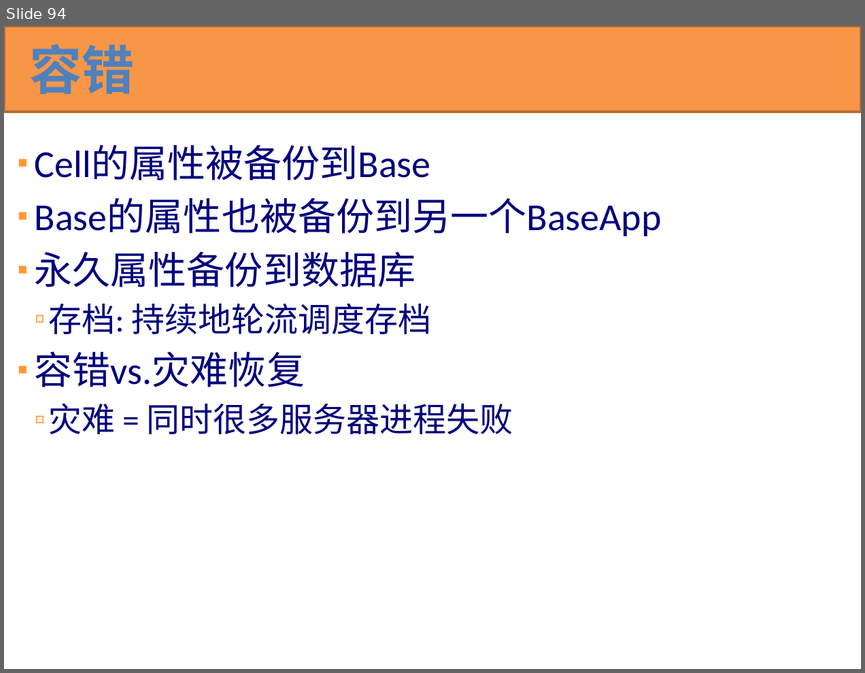
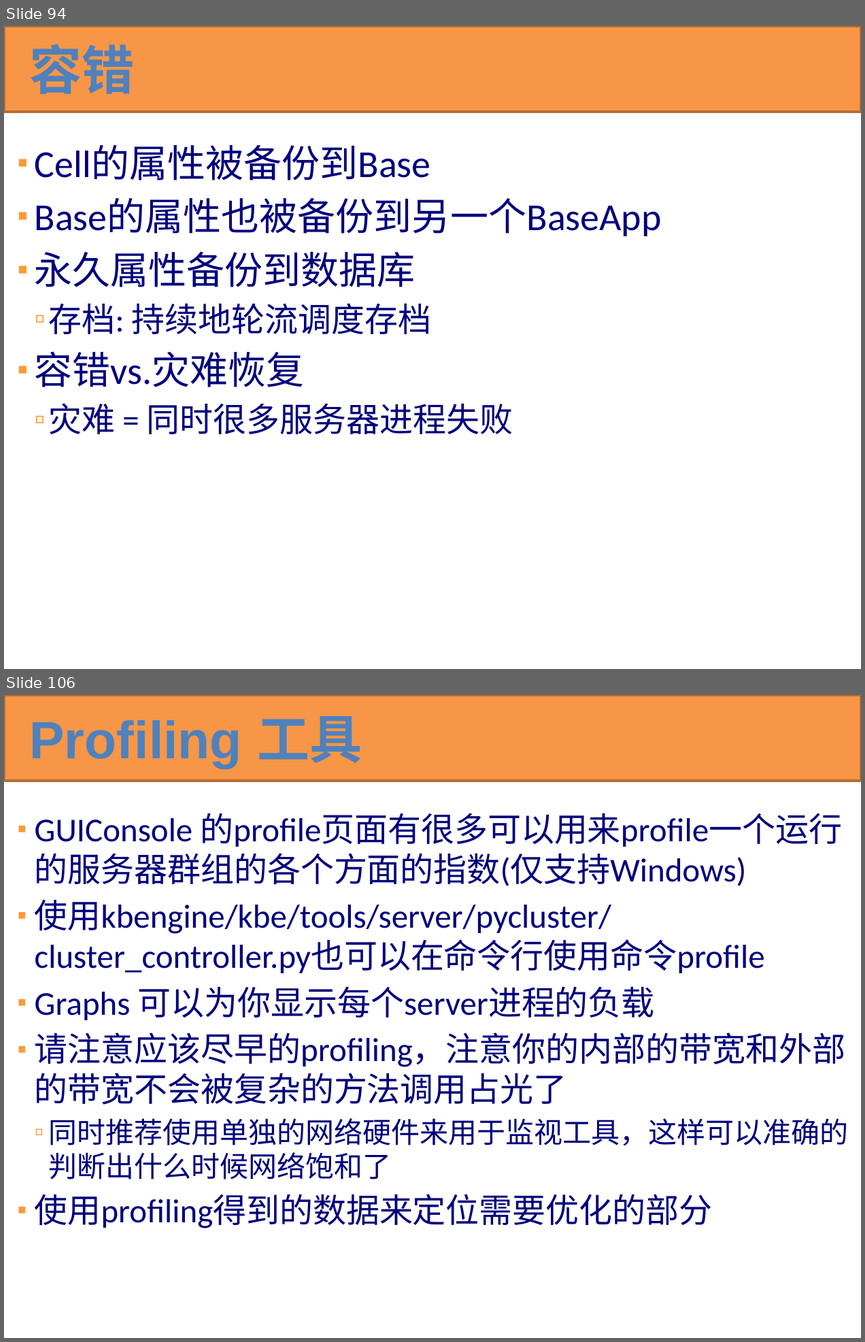
Before and after one commit to kbengine/kbengine_docs, a slide deck: KBEngine技术预览.pptx. Shown one above the other, each under a label of ours: slide 94 before the commit, slides 94 and 106 after it; the slides between them are not shown. The pictures are 865x673 and 865x1342 pixels, drawn with LibreOffice and Linux fonts; fonts in the diff are those of the drawing. Boxes give left, top, right and bottom in pixels: in the first picture for what was removed or moved away, otherwise in the second. Text is boxed around its words. In the diff, an @@ line names an element or a change of style, - is before the commit and + after.

```diff
--- a/KBEngine技术预览.pptx
+++ b/KBEngine技术预览.pptx
@@ slide 106 added at <box>4,695,861,1338</box>, background #FFFFFF @@
@@ rectangle added at <box>4,695,861,781</box>, fill #F79646, outline #B76F34 2 pt @@
@@ title added at <box>29,716,362,768</box>, 44.1 pt, text #4F81BD, bold @@
+Profiling 工具
@@ text added at <box>35,813,849,1228</box>, 28 pt, text #00007D @@
+▪ GUIConsole 的profile页面有很多可以用来profile一个运行的服务器群组的各个方面的指数(仅支持Windows)
+▪ 使用kbengine/kbe/tools/server/pycluster/cluster_controller.py也可以在命令行使用命令profile
+▪ Graphs 可以为你显示每个server进程的负载
+▪ 请注意应该尽早的profiling，注意你的内部的带宽和外部的带宽不会被复杂的方法调用占光了
+  ▫ 同时推荐使用单独的网络硬件来用于监视工具，这样可以准确的判断出什么时候网络饱和了
+▪ 使用profiling得到的数据来定位需要优化的部分
```
Also in this commit, not shown: 13 other slides added.
